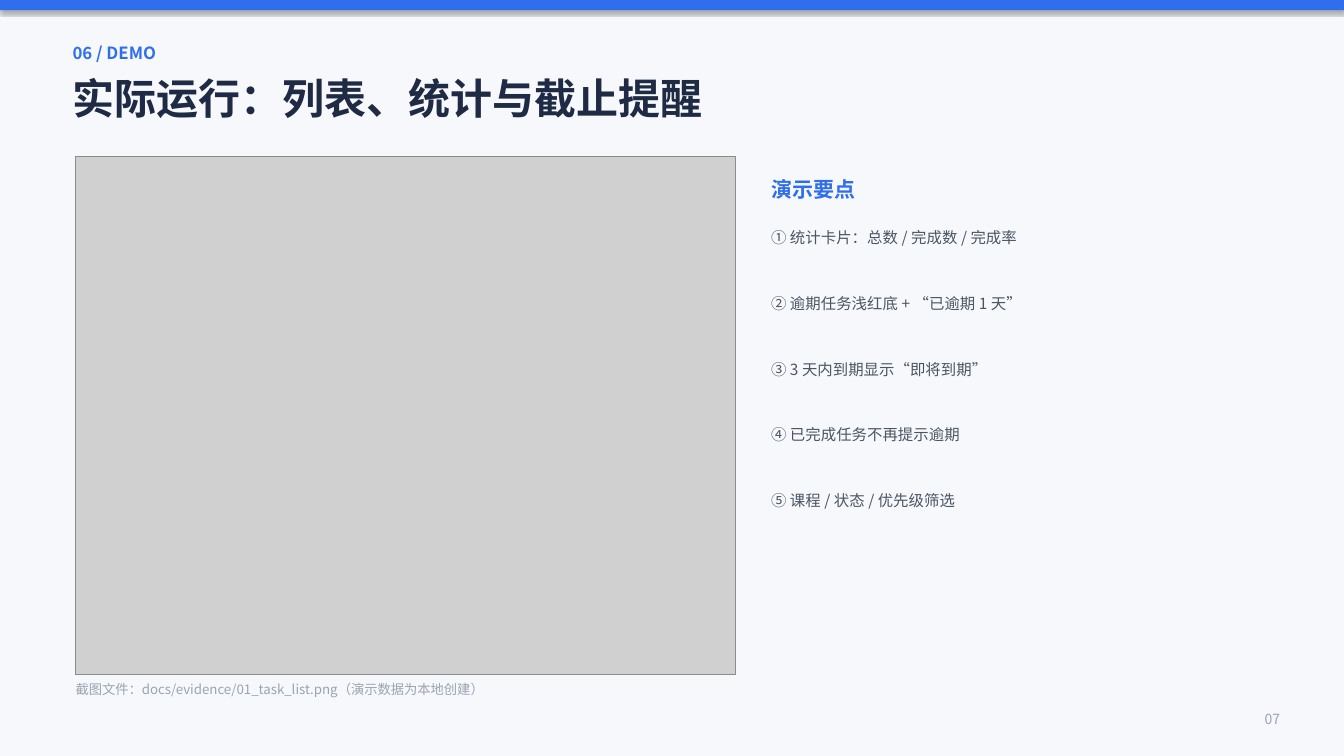
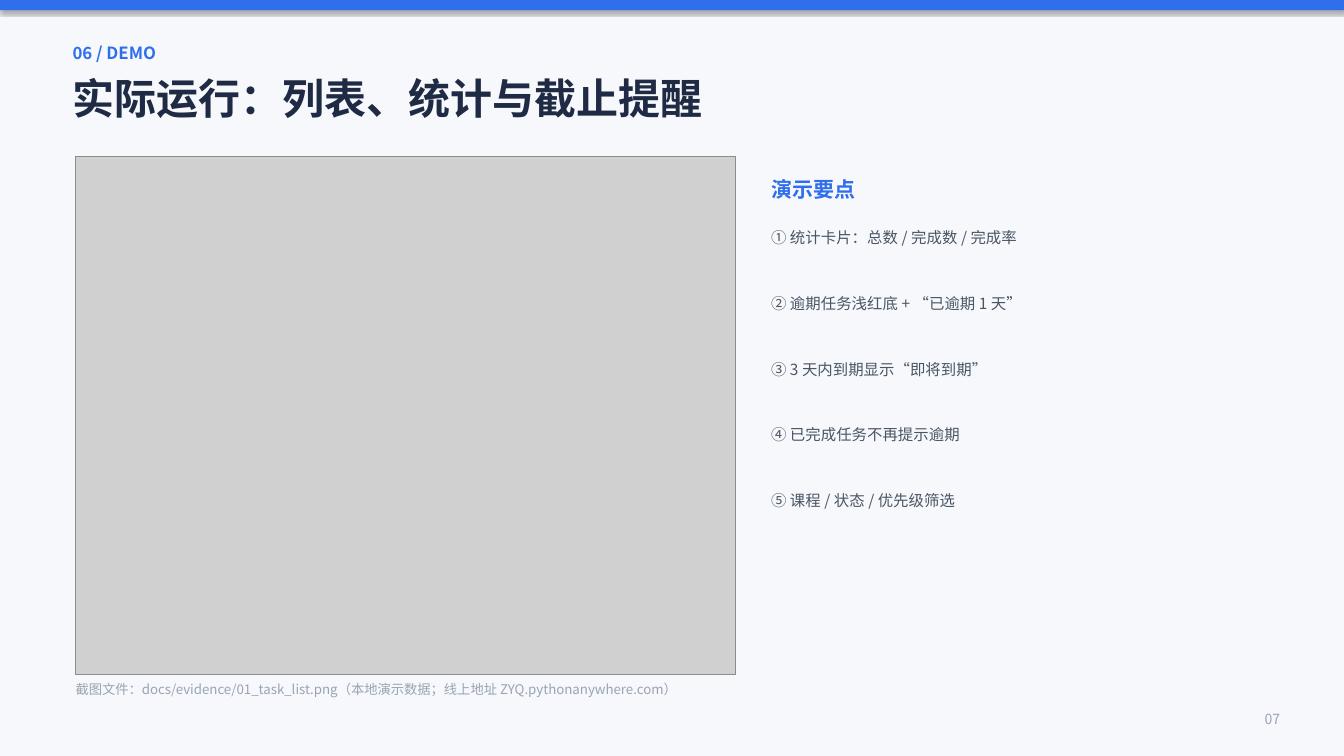
Before and after one commit to yq-wcq/24-2-_242806010229_StudyTask, a slide deck: slide 7 of docs/实验一演示.pptx. Drawn at 1344x756 pixels with LibreOffice and Linux fonts; fonts in the diff are those of the drawing; grey boxes stand for pictures. Boxes give left, top, right and bottom in pixels: in the first picture for what was removed or moved away, otherwise in the second. Text is boxed around its words. In the diff, an @@ line names an element or a change of style, - is before the commit and + after.

Commit message:
feat: deploy to PythonAnywhere and document live URL

```diff
--- a/docs/实验一演示.pptx
+++ b/docs/实验一演示.pptx
@@ text at bbox=[76, 683, 677, 697]: text changed @@
-截图文件：docs/evidence/01_task_list.png（演示数据为本地创建）
+截图文件：docs/evidence/01_task_list.png（本地演示数据；线上地址 ZYQ.pythonanywhere.com）
```
Also in this commit, not shown: 3 other slides changed, 6 other files.
